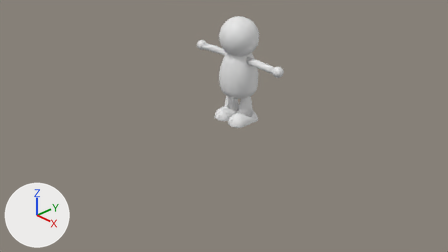
The Blender file asset_character/character_base_moving.blend, before and after one commit.
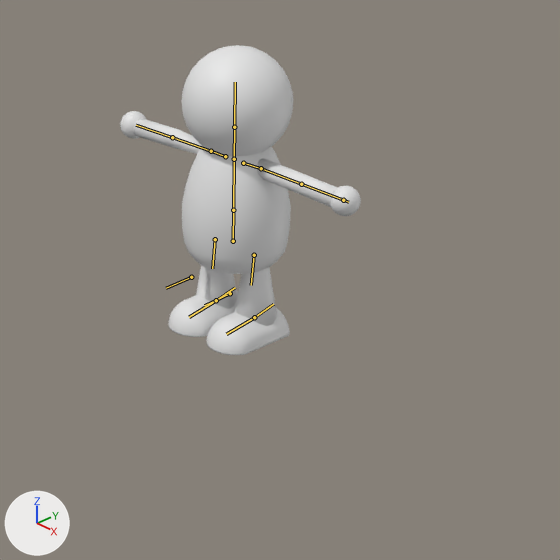
Each version appears first from the file's camera 'Camera', and next in a close-up on the part from 34% to 79% of the width and 0% to 80% of the height. Every picture has the same lights, and +X, +Y and +Z are marked at lower left. The bones that bend it are drawn over the model as lines in the close-ups.
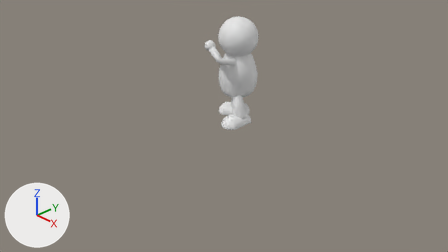
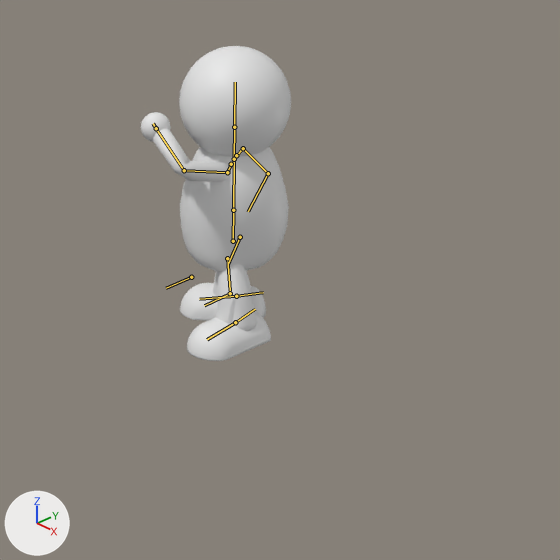
The newer file adds an action. The first version stands in its rest pose; the second is drawn at frame 10 of the action 'Defend'.

Diff of the bpy script that builds the scene:
```diff
--- a/asset_character/character_base_moving.blend.py
+++ b/asset_character/character_base_moving.blend.py
@@ bone_hips @@
 bone_hips = bpy.data.objects['Armature'].pose.bones['hips']
-bone_hips.rotation_quaternion = (1.0, 0.0, 0.0, 0.0)  # degrees (0, 0, 0)
+bone_hips.rotation_quaternion = (0.879, 0.0, -0.478, 0.0)  # degrees (0, -57, 0)
@@ bone_forearm_l @@
 bone_forearm_l = bpy.data.objects['Armature'].pose.bones['forearm.L']  # child of 'bicep.L'
-bone_forearm_l.rotation_quaternion = (1.0, 0.0, 0.0, 0.0)  # degrees (0, 0, 0)
+bone_forearm_l.rotation_quaternion = (0.088, -0.893, -0.093, -0.432)  # degrees (-173, -52, 8)
@@ bone_forearm_r @@
 bone_forearm_r = bpy.data.objects['Armature'].pose.bones['forearm.R']  # child of 'bicep.R'
-bone_forearm_r.rotation_quaternion = (1.0, 0.0, 0.0, 0.0)  # degrees (0, 0, 0)
+bone_forearm_r.rotation_quaternion = (-0.557, 0.046, -0.625, -0.545)  # degrees (71, 48, 124)
@@ bone_canela_r @@
 bone_canela_r = bpy.data.objects['Armature'].pose.bones['canela.R']  # child of 'Femur.R'
-bone_canela_r.rotation_quaternion = (1.0, 0.0, 0.0, 0.0)  # degrees (0, 0, 0)
+bone_canela_r.rotation_quaternion = (0.974, 0.032, 0.219, -0.049)  # degrees (3, 25, -5)
@@ bone_calcanhar_l @@
 bone_calcanhar_l = bpy.data.objects['Armature'].pose.bones['calcanhar.L']
-bone_calcanhar_l.location = (0.0, 0.0, 0.0)
+bone_calcanhar_l.location = (-0.083, -0.258, -0.039)
@@ bone_mao_l @@
 bone_mao_l = bpy.data.objects['Armature'].pose.bones['mao.L']
-bone_mao_l.location = (0.0, 0.0, 0.0)
+bone_mao_l.location = (-1.837, -0.78, 0.367)
@@ bone_cotovelo_l @@
 bone_cotovelo_l = bpy.data.objects['Armature'].pose.bones['cotovelo.L']
-bone_cotovelo_l.location = (0.0, 0.0, 0.0)
+bone_cotovelo_l.location = (-0.005, 0.029, -0.016)
@@ bone_calcanhar_r @@
 bone_calcanhar_r = bpy.data.objects['Armature'].pose.bones['calcanhar.R']
-bone_calcanhar_r.location = (0.0, 0.0, 0.0)
-bone_calcanhar_r.rotation_quaternion = (1.0, 0.0, 0.0, 0.0)  # degrees (0, 0, 0)
+bone_calcanhar_r.location = (-0.061, 0.188, -0.097)
+bone_calcanhar_r.rotation_quaternion = (0.894, -0.394, -0.101, 0.186)  # degrees (-48, -2, 24)
@@ bone_mao_r @@
 bone_mao_r = bpy.data.objects['Armature'].pose.bones['mao.R']
-bone_mao_r.location = (0.0, 0.0, 0.0)
-bone_mao_r.rotation_quaternion = (1.0, 0.0, 0.0, 0.0)  # degrees (0, 0, 0)
+bone_mao_r.location = (1.048, 0.692, -0.867)
+bone_mao_r.rotation_quaternion = (1.0, 0.029, 0.0, -0.001)  # degrees (3, 0, 0)
```

What differs and where, as boxes [x1, y1, x2, y2] in the close-ups (560 x 560 px):
'Cylinder.004', posed (38% narrower): before [120, 45, 361, 355]; after [141, 46, 291, 361]
bone 'forearm.L', root to tip: before (301, 184) to (343, 200); after (184, 170) to (156, 128)
bone 'forearm.R', root to tip: before (172, 137) to (136, 125); after (268, 173) to (248, 211)
bone 'calcanhar.L', root to tip: before (254, 317) to (273, 304); after (235, 322) to (255, 309)
bone 'calcanhar.R', root to tip: before (216, 300) to (235, 287); after (236, 296) to (263, 292)
